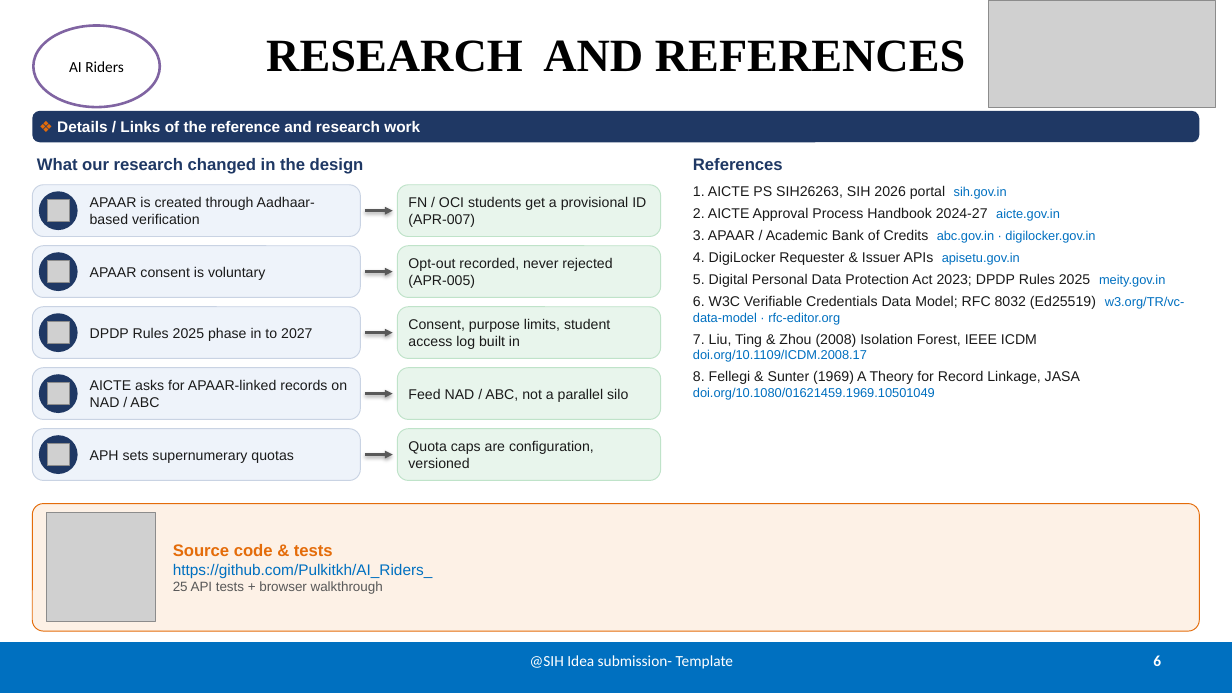
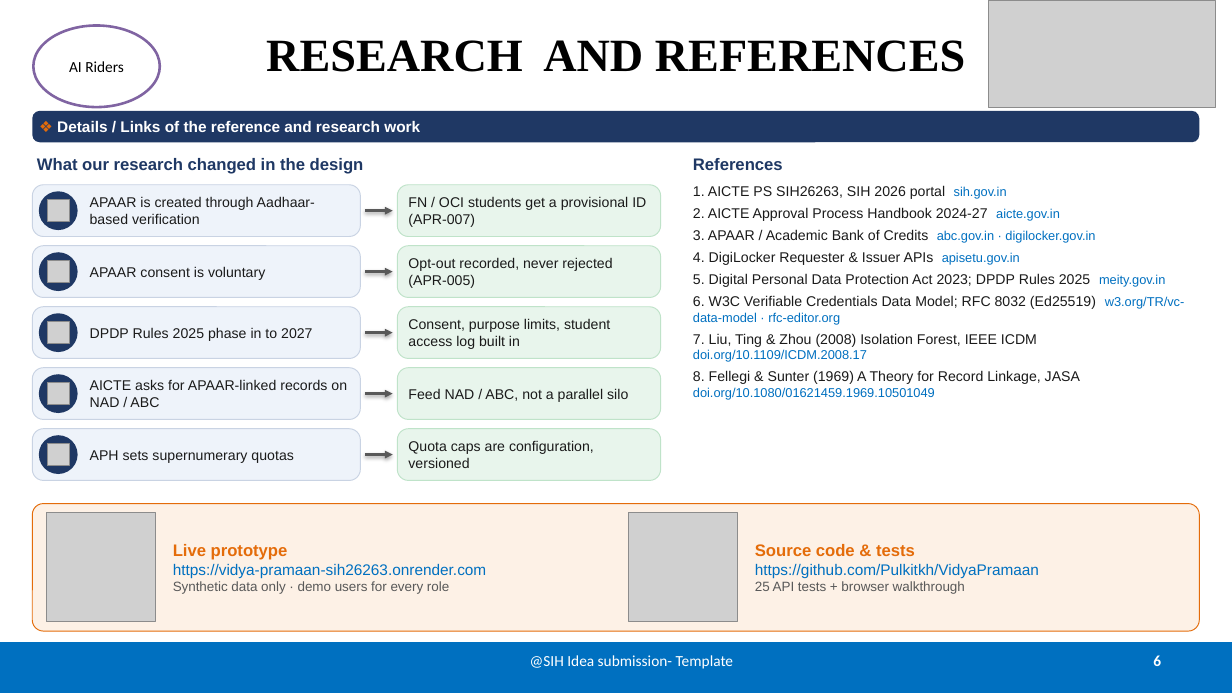
Before and after one commit to Pulkitkh/VidyaPramaan, a slide deck: slide 6 of ppt/SIH26263_AI_Riders_Idea.pptx. Drawn at 1232x693 pixels with LibreOffice and Linux fonts; fonts in the diff are those of the drawing; grey boxes stand for pictures. Boxes give left, top, right and bottom in pixels: in the first picture for what was removed or moved away, otherwise in the second. Text is boxed around its words. In the diff, an @@ line names an element or a change of style, - is before the commit and + after.

Commit message:
Add live prototype and repository links to the idea deck
Slides 3 and 6 carry the Render link and QR codes (decoded and checked);
slide 6 links the VidyaPramaan repository. Team ID is left blank until it
is allotted.

```diff
--- a/ppt/SIH26263_AI_Riders_Idea.pptx
+++ b/ppt/SIH26263_AI_Riders_Idea.pptx
@@ picture added at bbox=[628, 513, 738, 622] @@
@@ text at bbox=[173, 544, 487, 594]: text changed @@
-Source code & tests
-https://github.com/Pulkitkh/AI_Riders_
-25 API tests + browser walkthrough
+Live prototype
+https://vidya-pramaan-sih26263.onrender.com
+Synthetic data only · demo users for every role
@@ text added at bbox=[755, 544, 1039, 594], 12 pt, text #0070C0 @@
+Source code & tests
+https://github.com/Pulkitkh/VidyaPramaan
+25 API tests + browser walkthrough
```
Also in this commit, not shown: 2 other slides changed, 2 other files.
